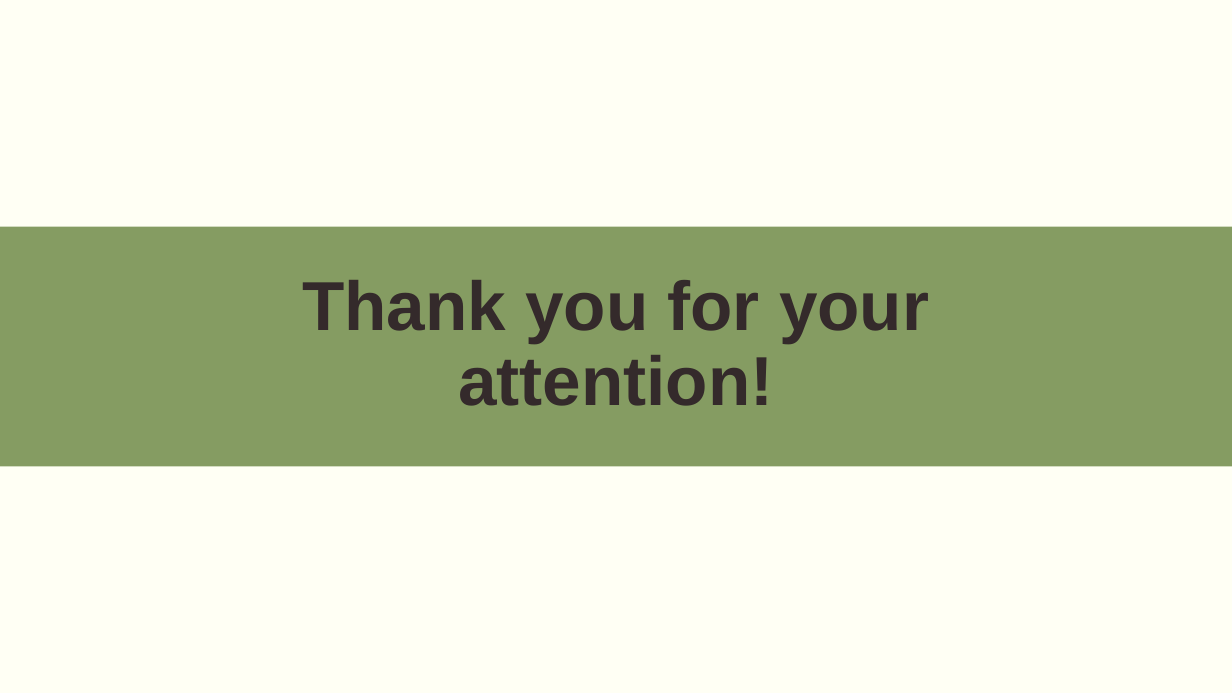
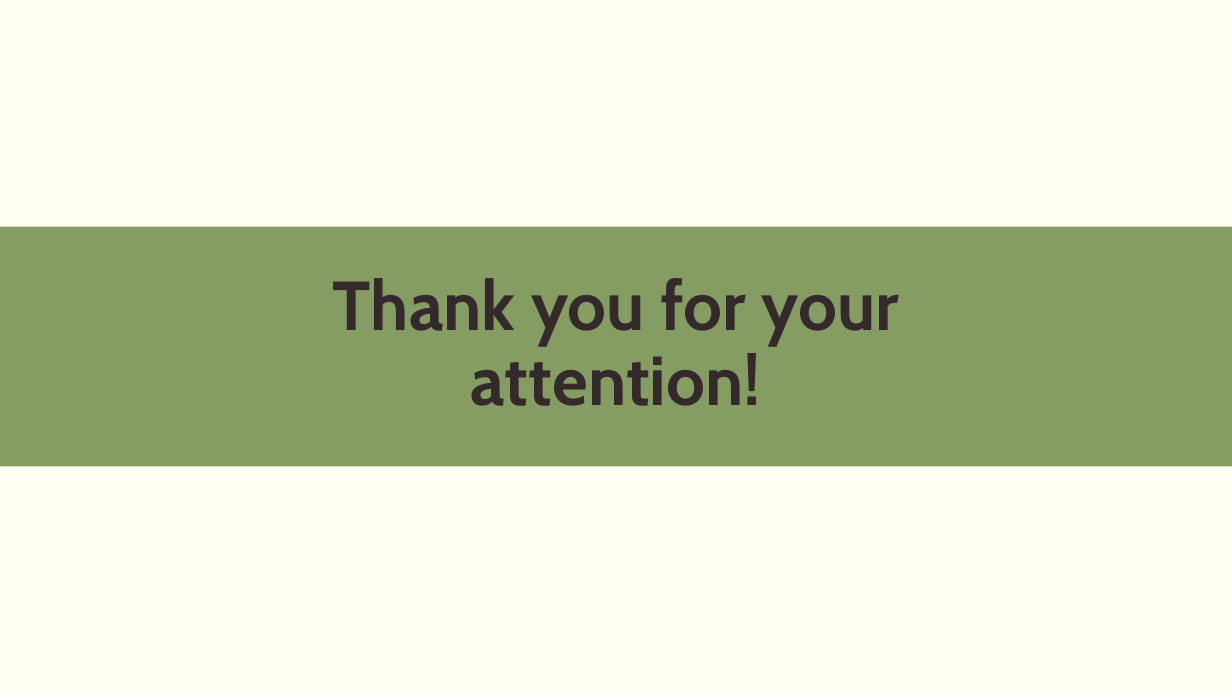
Before and after one commit to momikadragoner/Vizsgaremek, a slide deck: slide 11 of PPT/Agora(2).pptx. Drawn at 1232x693 pixels with LibreOffice and Linux fonts; fonts in the diff are those of the drawing. Boxes give left, top, right and bottom in pixels: in the first picture for what was removed or moved away, otherwise in the second. Text is boxed around its words. In the diff, an @@ line names an element or a change of style, - is before the commit and + after.

```diff
--- a/PPT/Agora(2).pptx
+++ b/PPT/Agora(2).pptx
@@ title "Thank you for your attention!" at <box>333,278,899,406</box>: font Arial to Cabin @@
```
Also in this commit, not shown: 9 other slides changed, 42 other files.
